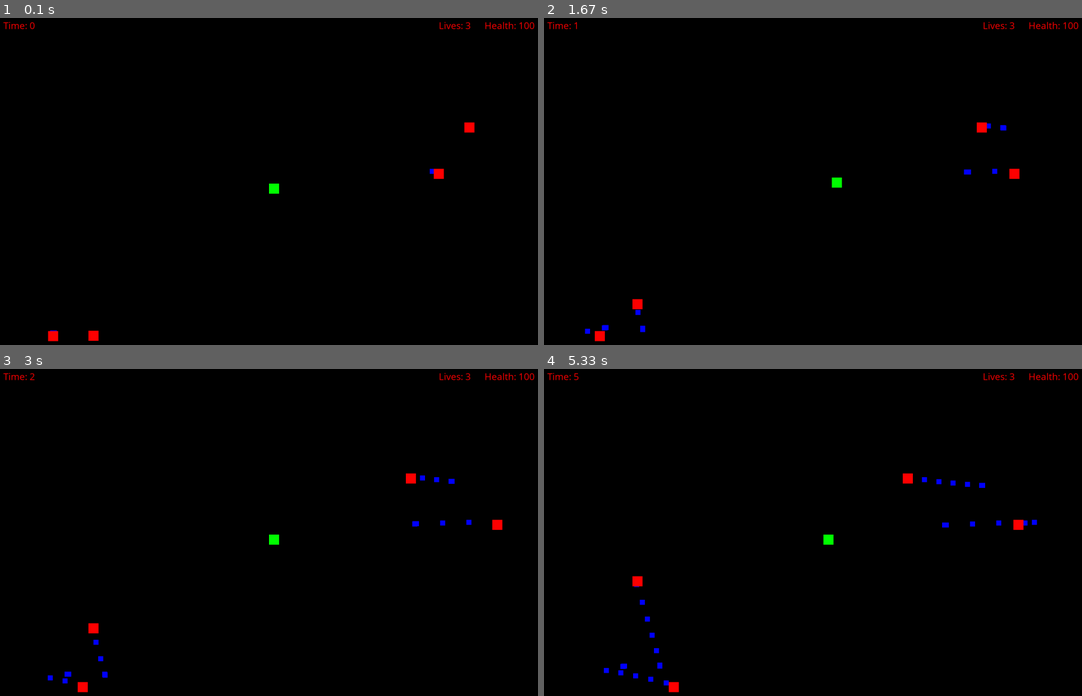
Above: before the commit, frames 1-4 (two rows, left to right).
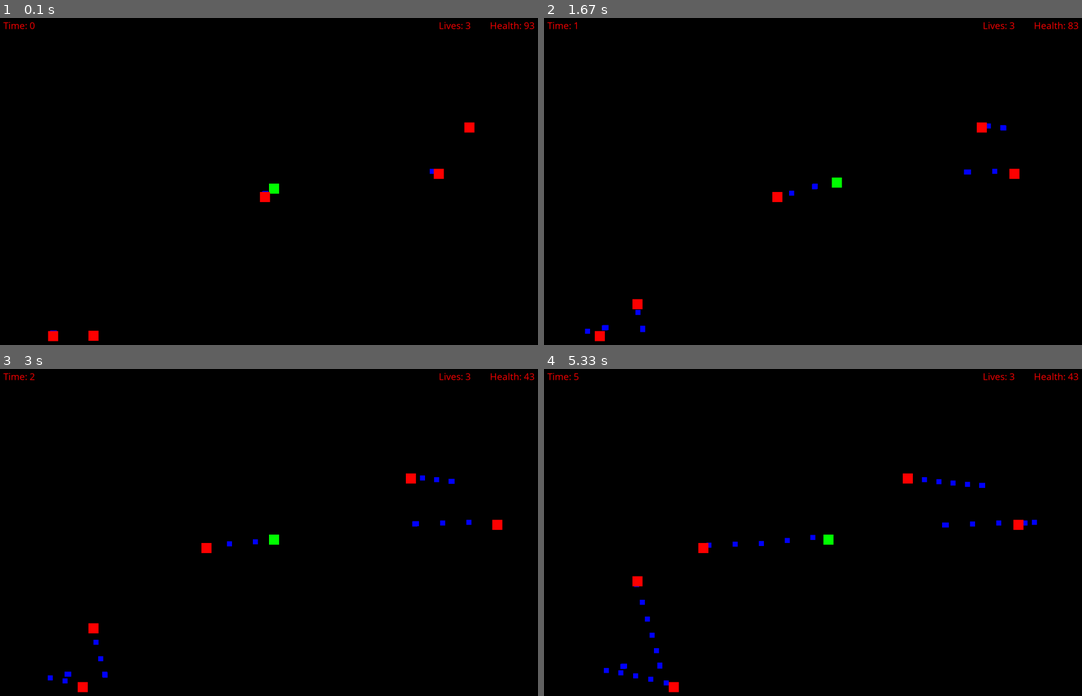
Above: after the commit, the same moments.

Repository: LuciusHayden/Bullet-Hell-Pygame
Game: pygame game, started from main.py
The game is run twice, just before and just after one commit, with the same random seed, the same clock (stepped at 60 frames per second) and the same inputs.
Inputs:
- Up to frame 1 (0.1 s): no input
- Up to frame 2 (1.67 s): hold D 0.33-0.8 s; hold W 0.83-1.13 s; hold D 1.17-1.63 s
- Up to frame 3 (3 s): hold A 1.67-2.2 s; hold S 2.23-2.53 s; hold A 2.57-2.97 s
- Up to frame 4 (5.33 s): hold W 3-3.37 s; hold D 3.4-4.03 s; hold S 4.07-4.43 s; hold A 4.47-4.93 s; hold D from 4.97 s (still down)

The runs differ from the first frame. In frame 1, 0.2% of the frame differs, in the area x 48-100%, y 1-57%; in frame 2, 0.2%; in frame 3, 0.2%; in frame 4, 0.3%, in the area x 28-100%, y 1-57%.

Commit message:
Bug fix and more difficulty

Diff:
--- a/main.py
+++ b/main.py
@@ -14,6 +14,8 @@
 projectiles = pygame.sprite.Group()
 projectiles2 = pygame.sprite.Group()
 projectiles3 = pygame.sprite.Group()
+projectiles4 = pygame.sprite.Group()
+projectiles5 = pygame.sprite.Group()
 enemies = pygame.sprite.Group()
 
 difficulty = "easy"
@@ -87,7 +89,6 @@
 def game_end():
     global lost_start_time
     global show_player
-
     screen.blit(lost_text, (screen_width - lost_text.get_width() - 675, 450))
     lost_start_time = pygame.time.get_ticks()
     for enemy in enemies:
@@ -99,13 +100,15 @@
     for projectile in projectiles3:
         projectile.kill()
     show_player = False
+
 player = Player(800, 500, health, 5, 0.5, lives)
 
 enemy1 = Enemy(random.randint(100, 300), random.randint(600, 1000), health * 1.2, 7, 1, random.choice(["up", "down", "left", "right"]))
 enemy2 = Enemy(random.randint(1200, 1500), random.randint(200, 500), health * 1.2, 7, 1, random.choice(["up", "down", "left", "right"]))
 enemy3 = Enemy(random.randint(100, 300), random.randint(600, 1000), health * 1.2, 7, 1, random.choice(["up", "down", "left", "right"]))
 enemy4 = Enemy(random.randint(1200, 1500), random.randint(200, 500), health * 1.2, 7, 1, random.choice(["up", "down", "left", "right"]))
-enemies.add(enemy1,enemy2,enemy3,enemy4)
+enemy5 = Enemy(random.randint(750, 850), random.randint(450, 550), health * 1.2, 7, 1, random.choice(["up", "down", "left", "right"]))
+enemies.add(enemy1,enemy2,enemy3,enemy4, enemy5)
 
 display_lost_life = False
 show_projectiles = True
@@ -129,6 +132,7 @@
     screen.blit(health_text, (screen_width - health_text.get_width() - 10, 10))
     screen.blit(timer_text, (10, 10))
     screen.blit(lives_text, (screen_width - lives_text.get_width() - 200, 10))
+
 
     if not damage_cd and not life_cd:
         for enemy in enemies:
@@ -142,8 +146,12 @@
                 projectiles.remove(projectile)
                 damage_cd = True
                 cd_start = pygame.time.get_ticks()
+        if player.character.x > screen_width or player.character.x < 0 or player.character.y > screen_height or player.character.y < 0:
+            player.health -= 1
+            damage_cd = True
+            cd_start = pygame.time.get_ticks()
     if damage_cd:
-        if pygame.time.get_ticks() - cd_start > 100:
+        if pygame.time.get_ticks() - cd_start > 200:
             damage_cd = False
 
     if player.health <= 0:
@@ -163,6 +171,8 @@
         if pygame.time.get_ticks() - lost_start_time > 3000:
             display_lost_life = False
             life_cd = False
+
+
 
     for enemy in enemies:
         if run_time % 1000 == 0:
@@ -185,18 +195,30 @@
         if run_time > 75000 and run_time % 3000 == 0:
             projectile = Projectile(enemy.character.x, enemy.character.y, 30,20, 0.7, (player.character.x, player.character.y))
             projectiles3.add(projectile)
+        if run_time > 90000 and run_time % 5000 == 0:
+            projectile = Projectile(enemy.character.x, enemy.character.y, 15,3, 1.3, (player.character.x, player.character.y))
+            projectiles4.add(projectile)
+        if run_time > 90000 and run_time % 1000 == 0:
+            projectile = Projectile(enemy.character.x, enemy.character.y, 10,5, 0.8, (player.character.x, player.character.y))
+            projectiles5.add(projectile)
     if show_player == True:
         pygame.draw.rect(screen, (0, 255, 0), player.character)
     if show_projectiles == True:
         projectiles.update()
         projectiles2.update()
         projectiles3.update()
+        projectiles4.update()
+        projectiles5.update()
         for projectile in projectiles:
             pygame.draw.rect(screen, (0, 0, 255), projectile.character)
         for projectile in projectiles2:
             pygame.draw.rect(screen, (100, 100, 255), projectile.character)
         for projectile in projectiles3:
             pygame.draw.rect(screen, (255, 255, 255), projectile.character)
+        for projectile in projectiles4:
+            pygame.draw.rect(screen, (255, 100, 100), projectile.character)
+        for projectile in projectiles5:
+            pygame.draw.rect(screen, (100, 255, 255), projectile.character)
 
     key = pygame.key.get_pressed()
     if key[pygame.K_a]:
Not shown, changed: README.md
